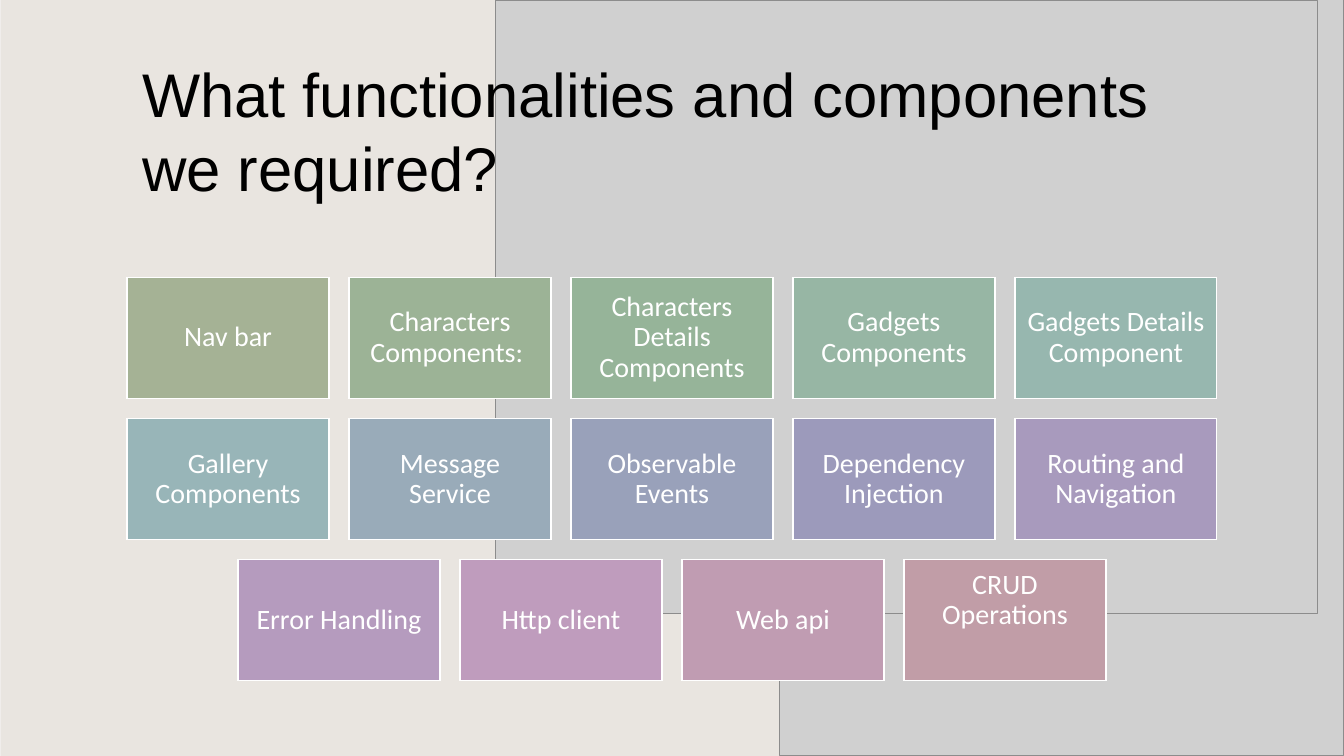
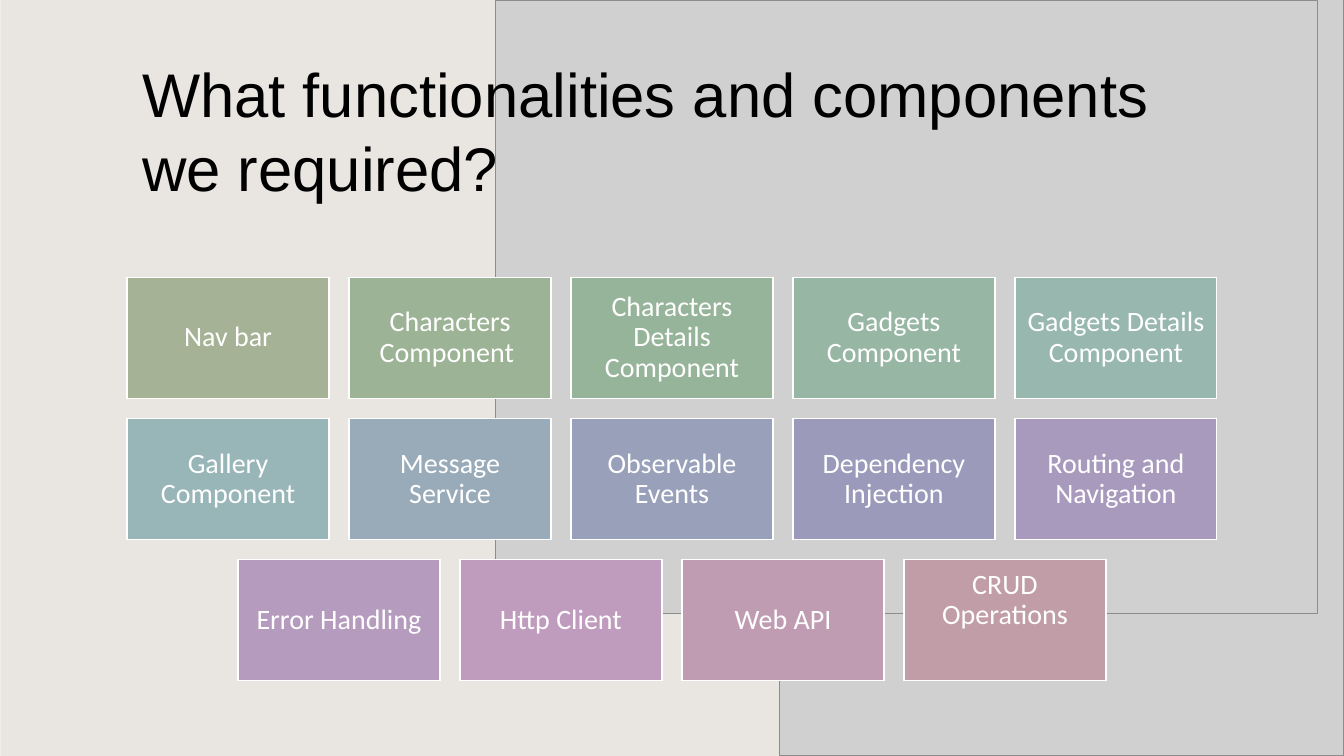
Before and after one commit to Nitanshi1/ANGULAR_Assesment, a slide deck: slide 2 of Doraemon_Hub_Adv/Doraemon_Explorer_Hub2.pptx (slide 3 before the commit). Drawn at 1344x756 pixels with LibreOffice and Linux fonts; fonts in the diff are those of the drawing; grey boxes stand for pictures; background and template pictures are left out. Boxes give left, top, right and bottom in pixels: in the first picture for what was removed or moved away, otherwise in the second. Text is boxed around its words. In the diff, an @@ line names an element or a change of style, - is before the commit and + after.

```diff
--- a/Doraemon_Hub_Adv/Doraemon_Explorer_Hub2.pptx
+++ b/Doraemon_Hub_Adv/Doraemon_Explorer_Hub2.pptx
@@ text at <box>605,296,739,382</box>: text changed @@
-Characters Details Components
+Characters Details Component
@@ text at <box>380,311,514,367</box>: text changed @@
-Characters Components:
+Characters Component
@@ text at <box>827,311,961,367</box>: text changed @@
-Gadgets Components
+Gadgets Component
@@ text at <box>161,453,295,508</box>: text changed @@
-Gallery Components
+Gallery Component
@@ text at <box>500,609,622,634</box>: text changed @@
-Http client
+Http Client
@@ text at <box>735,609,832,629</box>: text changed @@
-Web api
+Web API
```
Also in this commit, not shown: 2 other slides changed, 3 slides removed, 10 other files.
